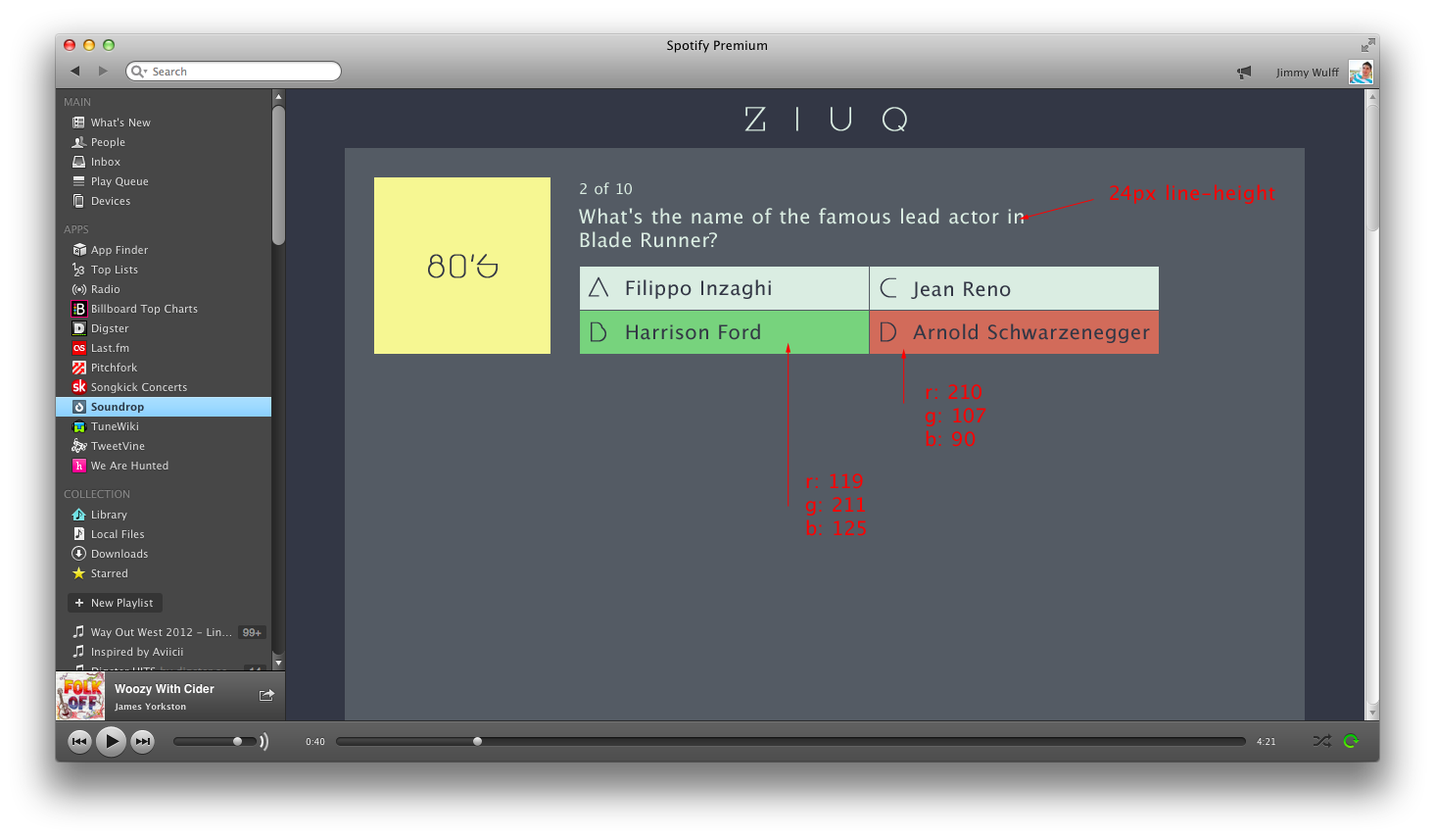
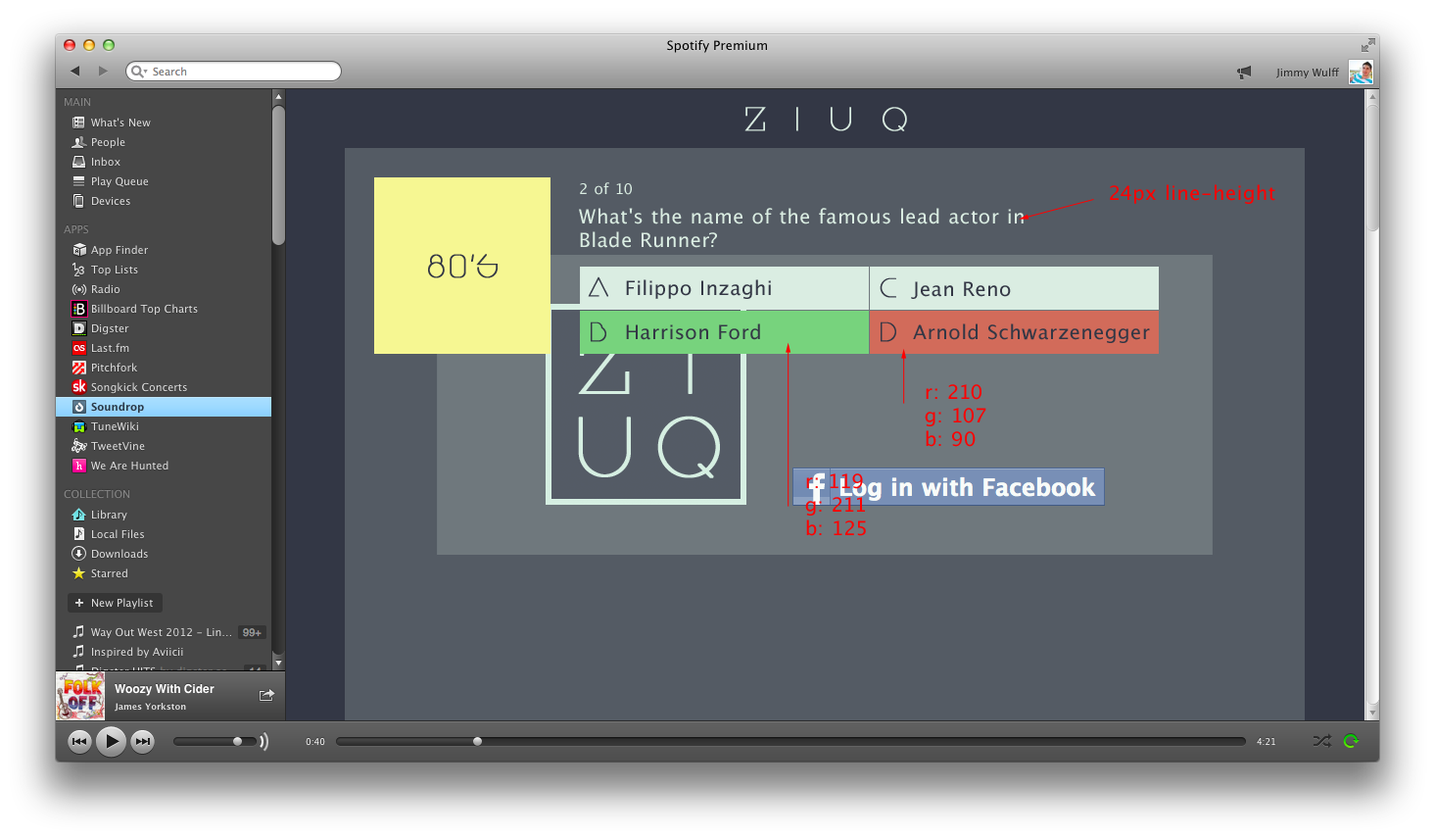
Before/after of a 1435 x 839 layered artwork. What changed in the layer stack:
showed group "1" (15 layers) over bbox(436, 254, 1213, 555)
showed "Facebook login" over bbox(792, 467, 1105, 506)
showed "Logo 40%" over bbox(545, 303, 747, 505)
showed "Layer 9" over bbox(436, 254, 1213, 555)
